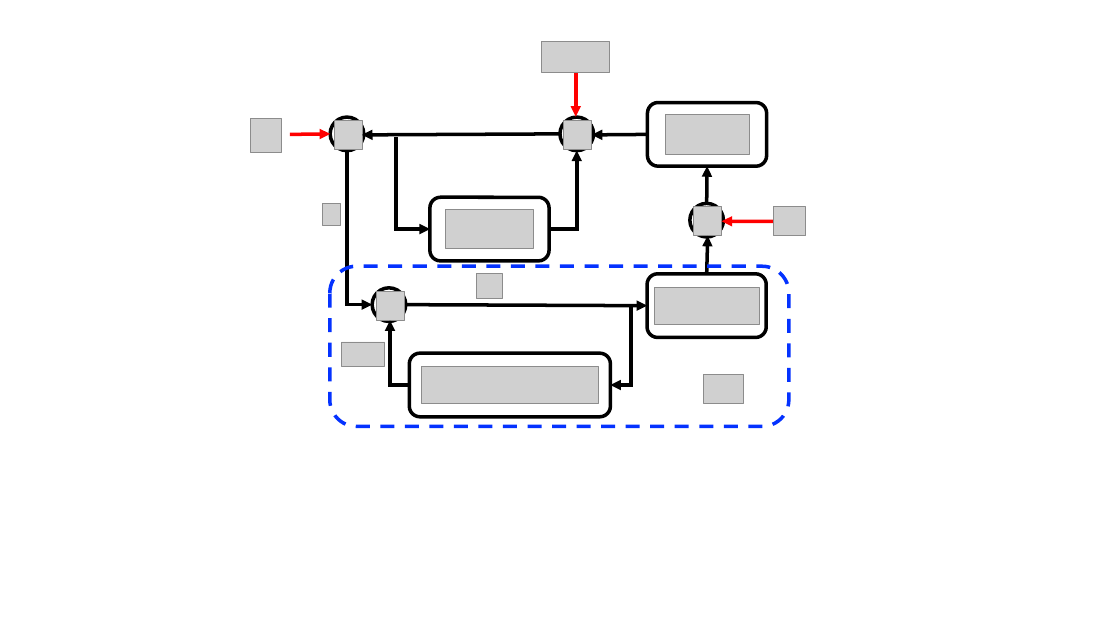
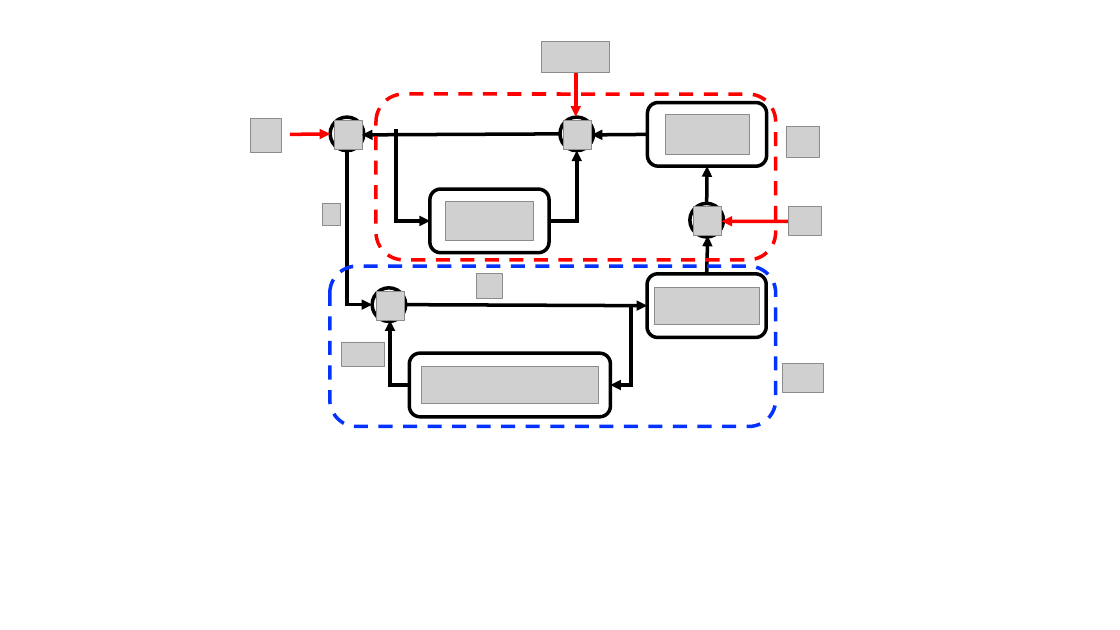
Before and after one commit to nikolaimatni/robust-sls, a slide deck: slide 1 of interconnect.pptx. Drawn at 1120x630 pixels with LibreOffice and Linux fonts; fonts in the diff are those of the drawing; grey boxes stand for pictures; background and template pictures are left out. Boxes give left, top, right and bottom in pixels: in the first picture for what was removed or moved away, otherwise in the second. Text is boxed around its words. In the diff, an @@ line names an element or a change of style, - is before the commit and + after.

```diff
--- a/interconnect.pptx
+++ b/interconnect.pptx
@@ rounded rectangle added at [376, 94, 776, 260], outline #FF0000 3 pt dashed @@
@@ 1 picture, 1 rounded rectangle, 1 elbow arrow: place and size @@
-1 picture, 1 rounded rectangle, 1 elbow arrow at [396, 137, 549, 261]
+1 picture, 1 rounded rectangle, 1 elbow arrow at [396, 129, 549, 253]
@@ picture added at [786, 127, 820, 157] @@
@@ elbow arrow moved from (549, 229) - (577, 150) to (549, 221) - (577, 150) @@
@@ picture: place and size @@
-picture at [774, 207, 807, 236]
+picture at [789, 207, 822, 236]
@@ arrow moved from (774, 222) - (722, 221) to (789, 222) - (722, 221) @@
@@ rounded rectangle: place and size @@
-rounded rectangle at [330, 266, 790, 427]
+rounded rectangle at [330, 266, 776, 427]
@@ picture: place and size @@
-picture at [703, 374, 744, 403]
+picture at [783, 363, 824, 392]
```
Also in this commit, not shown: 3 slides added, 18 other files.
